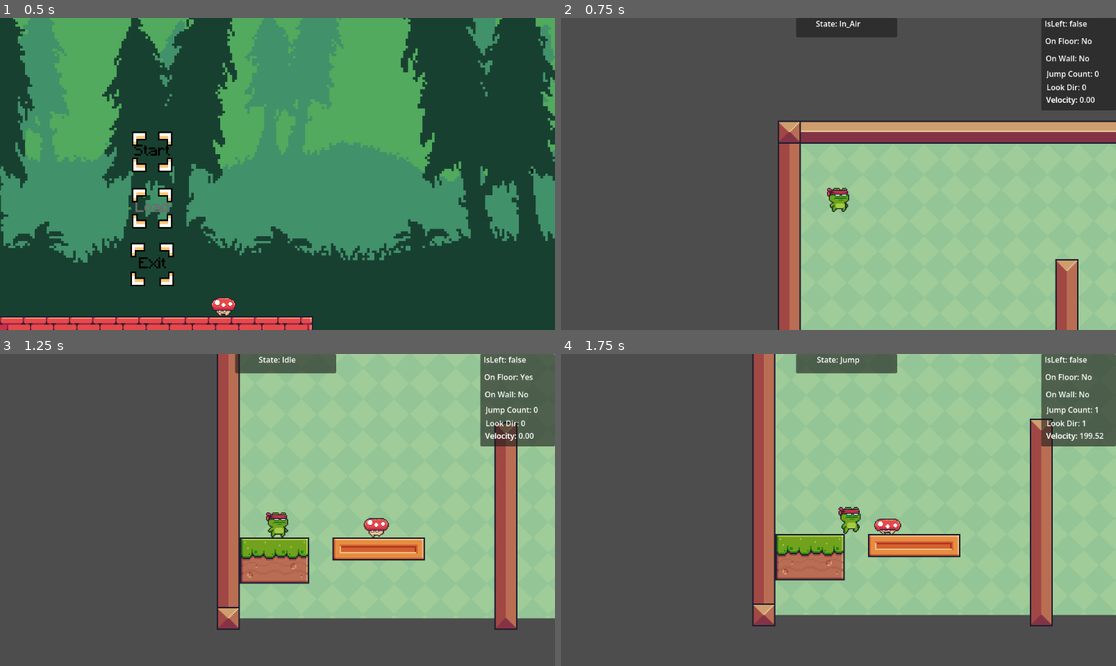
Above: before the commit, frames 1-4 (two rows, left to right).
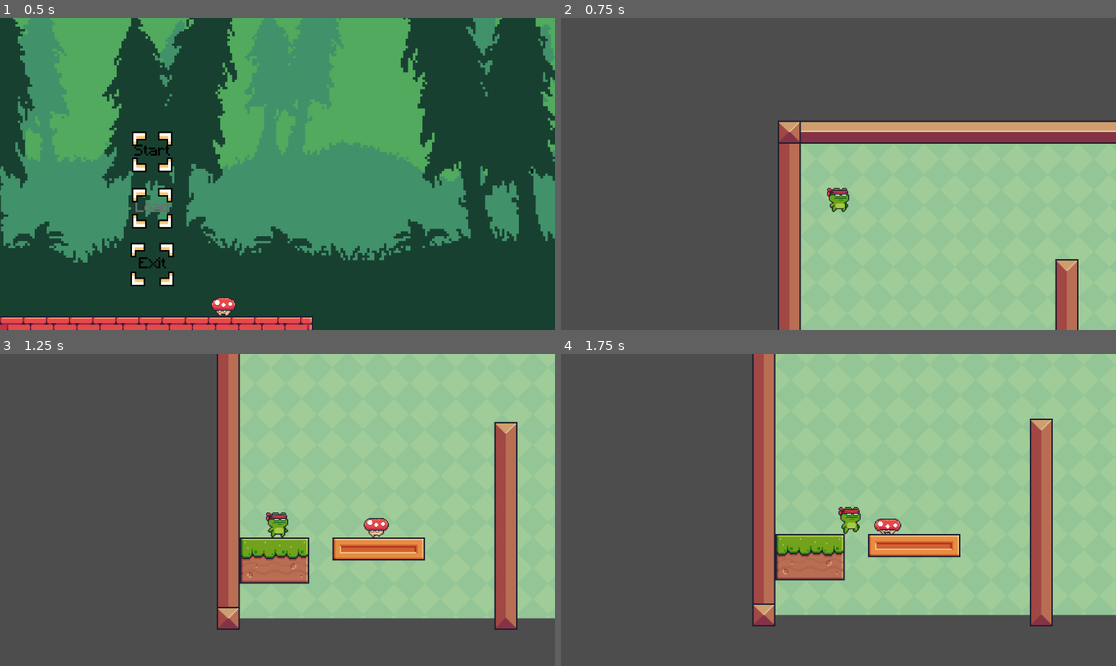
Above: after the commit, the same moments.

Repository: kshitij-vashisth/project_platformer
Game: Godot game, scene res://Assets/Scenes/main_menu.tscn
The game is run twice, just before and just after one commit, with the same random seed, the same clock (stepped at 60 frames per second) and the same inputs.
Inputs:
- Up to frame 1 (0.5 s): no input
- Up to frame 2 (0.75 s): click "Start" at 0.5 s
- Up to frame 3 (1.25 s): no input
- Up to frame 4 (1.75 s): hold D (right) from 1.28 s (still down); tap Space (up) at 1.52 s

Frame 1 is identical in both runs. In frame 2, 4.9% of the frame differs, in the area x 42-100%, y 0-30%; in frame 3, 5.1%; in frame 4, 5.1%.

Commit message:
modularized knockback and added hurt sound

Diff:
--- a/Assets/Scenes/Enemies/mushroom.tscn
+++ b/Assets/Scenes/Enemies/mushroom.tscn
@@ -7,7 +7,6 @@
 [ext_resource type="Texture2D" uid="uid://7qrpxtl41mbn" path="res://Assets/Art/Enemies/Mushroom/Run (32x32).png" id="3_qe7w7"]
 [ext_resource type="Script" uid="uid://dxtm42fb5bk1d" path="res://Assets/Scripts/Enemy_States/Mushroom_States/mushroom_walk.gd" id="5_g0cec"]
 [ext_resource type="AudioStream" uid="uid://ccu8ilhco8ea7" path="res://Assets/Sounds/SFX/smb_stomp.mp3" id="5_pvnbn"]
-[ext_resource type="AudioStream" uid="uid://5pvd0qvxh5x5" path="res://Assets/Sounds/SFX/retro-hurt-2-236675.mp3" id="8_y35un"]
 
 [sub_resource type="AtlasTexture" id="AtlasTexture_4spu6"]
 atlas = ExtResource("1_jtb71")
@@ -238,13 +237,12 @@
 [sub_resource type="RectangleShape2D" id="RectangleShape2D_pvnbn"]
 size = Vector2(52, 42)
 
-[node name="Mushroom" type="CharacterBody2D" unique_id=871202480 node_paths=PackedStringArray("sprite", "ground_check", "squash_sound", "player_hurt", "state_access")]
+[node name="Mushroom" type="CharacterBody2D" unique_id=871202480 node_paths=PackedStringArray("sprite", "ground_check", "squash_sound", "state_access")]
 collision_mask = 3
 script = ExtResource("1_ch3m3")
 sprite = NodePath("AnimatedSprite2D")
 ground_check = NodePath("groundCheck")
 squash_sound = NodePath("squash_sound")
-player_hurt = NodePath("player_hurt_sfx")
 state_access = NodePath("StateMachine")
 
 [node name="AnimatedSprite2D" type="AnimatedSprite2D" parent="." unique_id=2064455558]
@@ -288,7 +286,4 @@
 position = Vector2(-30, 7)
 target_position = Vector2(0, 25)
 
-[node name="player_hurt_sfx" type="AudioStreamPlayer2D" parent="." unique_id=1771326807]
-stream = ExtResource("8_y35un")
-
 [connection signal="body_entered" from="Area2D" to="." method="_on_area_2d_body_entered"]
--- a/Assets/Scenes/Levels/Level_0-1.tscn
+++ b/Assets/Scenes/Levels/Level_0-1.tscn
@@ -216,6 +216,7 @@
 [node name="Debug_Layer" type="CanvasLayer" parent="." unique_id=1113041852]
 
 [node name="Current State Panel" type="Panel" parent="Debug_Layer" unique_id=1210209622]
+visible = false
 anchors_preset = 5
 anchor_left = 0.5
 anchor_right = 0.5
@@ -241,6 +242,7 @@
 current_state_label = NodePath(".")
 
 [node name="Attributes Panel" type="Panel" parent="Debug_Layer" unique_id=774266971]
+visible = false
 anchors_preset = 1
 anchor_left = 1.0
 anchor_right = 1.0
--- a/Assets/Scenes/main_character/main_character.tscn
+++ b/Assets/Scenes/main_character/main_character.tscn
@@ -15,6 +15,7 @@
 [ext_resource type="Script" uid="uid://sctggix50qcn" path="res://Assets/Scripts/Player_States/state_wall_slide.gd" id="11_utd0e"]
 [ext_resource type="Script" uid="uid://4f1tcimchkwl" path="res://Assets/Scripts/Player_States/state_wall_jump.gd" id="12_8bhx4"]
 [ext_resource type="AudioStream" uid="uid://cprsqdysx0bo4" path="res://Assets/Sounds/SFX/jump.mp3" id="15_45f5x"]
+[ext_resource type="AudioStream" uid="uid://5pvd0qvxh5x5" path="res://Assets/Sounds/SFX/retro-hurt-2-236675.mp3" id="16_cikix"]
 
 [sub_resource type="AtlasTexture" id="AtlasTexture_k2flx"]
 atlas = ExtResource("2_awrqh")
@@ -264,11 +265,12 @@
 [sub_resource type="RectangleShape2D" id="RectangleShape2D_o1vrm"]
 size = Vector2(34, 50)
 
-[node name="Player" type="CharacterBody2D" unique_id=2026125797 node_paths=PackedStringArray("player_sprites", "jump_sound", "state_access")]
+[node name="Player" type="CharacterBody2D" unique_id=2026125797 node_paths=PackedStringArray("player_sprites", "jump_sound", "player_hurt_sound", "state_access")]
 collision_layer = 2
 script = ExtResource("1_4rsxi")
 player_sprites = NodePath("Sprite2D")
 jump_sound = NodePath("jump_sound")
+player_hurt_sound = NodePath("player_hurt_sound")
 coyote_time = 100.0
 knockback_velocity = 1200.0
 jump_height = 150.0
@@ -348,3 +350,7 @@
 
 [node name="jump_sound" type="AudioStreamPlayer2D" parent="." unique_id=1342301048]
 stream = ExtResource("15_45f5x")
+
+[node name="player_hurt_sound" type="AudioStreamPlayer2D" parent="." unique_id=1355306598]
+stream = ExtResource("16_cikix")
+volume_db = 15.15
--- a/Assets/Scripts/Enemy_States/mushroom.gd
+++ b/Assets/Scripts/Enemy_States/mushroom.gd
@@ -4,7 +4,6 @@
 @export var sprite:AnimatedSprite2D
 @export var ground_check: RayCast2D
 @export var squash_sound: AudioStreamPlayer2D
-@export var player_hurt: AudioStreamPlayer2D
 @export var can_move: bool = true
 @export var state_access: StateMachine
 
@@ -56,8 +55,7 @@
 			queue_free()
 
 		if y_delta < 3:
-			player_hurt.play()
-			body.velocity.x += -body.look_dir*2000
+			body.hurt()
 
 		#print("Collision")
 		#print(y_delta)
--- a/Assets/Scripts/main_character.gd
+++ b/Assets/Scripts/main_character.gd
@@ -10,7 +10,7 @@
 @export var move_speed: float = 200.0
 @export var move_accel: float = 15.0
 @export var jump_sound: AudioStreamPlayer2D
-
+@export var player_hurt_sound: AudioStreamPlayer2D
 
 # finer parameters for smoother movement=====================================#
 var wall_pushoff_available: bool = true
@@ -24,6 +24,10 @@
 @export var air_accel: float = 10.0
 @export var push_off: float = 20.0
 #============================================================================#
+func hurt()-> void:
+	velocity.x += -look_dir*2000
+	player_hurt_sound.play()
+
 
 func check_look_dir() -> void:
 	var dir_check: int
